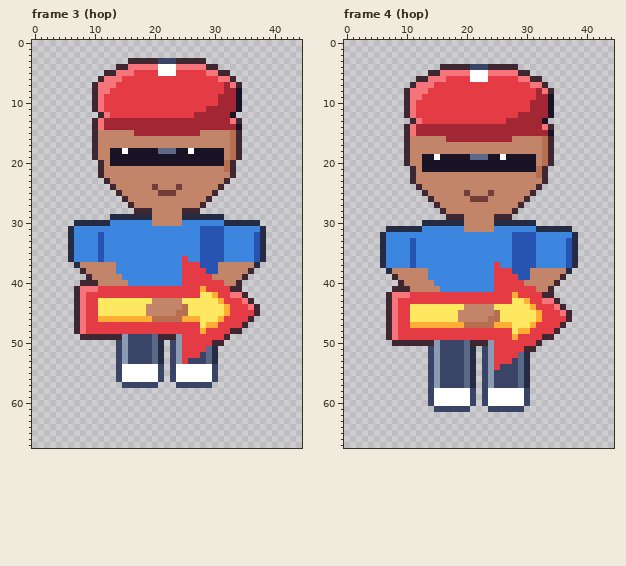
Two states of a pixel-art file, art/hood-people/sign-spinner@94.aseprite. Above, as it was before the edit.
45x68 pixels, 16 frames. Shown: frame 3 (hop), frame 4 (hop). The commit also changed other frames, which this record leaves out.
New version:
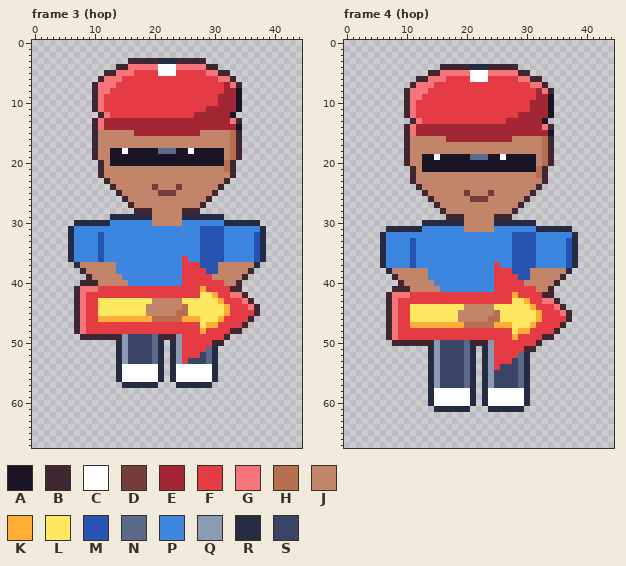
Palette (. is transparent): A #181425  B #3e2731  C #ffffff  D #733e39  E #a22633  F #e43b44  G #f6757a  H #b86f50  J #c28569  K #feae34  L #fee761  M #2654b0  N #5a6988  P #3d86e0  Q #8b9bb4  R #262b44  S #3a4466
The edit:
Frame 3 (hop):
y 3: x 21..23 SSS -> RRR
y 50..53: x 14 S -> R; x 23 S -> R
y 54..56: x 14 S -> R; x 21 S -> R; x 23 S -> R; x 30 S -> R
y 57: x 15..20 SSSSSS -> RRRRRR; x 24..29 SSSSSS -> RRRRRR
Frame 4 (hop):
y 4: x 21..23 SSS -> RRR
y 51..57: x 14 S -> R; x 23 S -> R
y 58..60: x 14 S -> R; x 21 S -> R; x 23 S -> R; x 30 S -> R
y 61: x 15..20 SSSSSS -> RRRRRR; x 24..29 SSSSSS -> RRRRRR
Changed places in both pictures, as pixel boxes (x1, y1, x2, y2):
changed: (158, 58, 176, 64)
changed: (116, 340, 218, 388)
changed: (470, 64, 488, 70)
changed: (428, 346, 530, 412)
